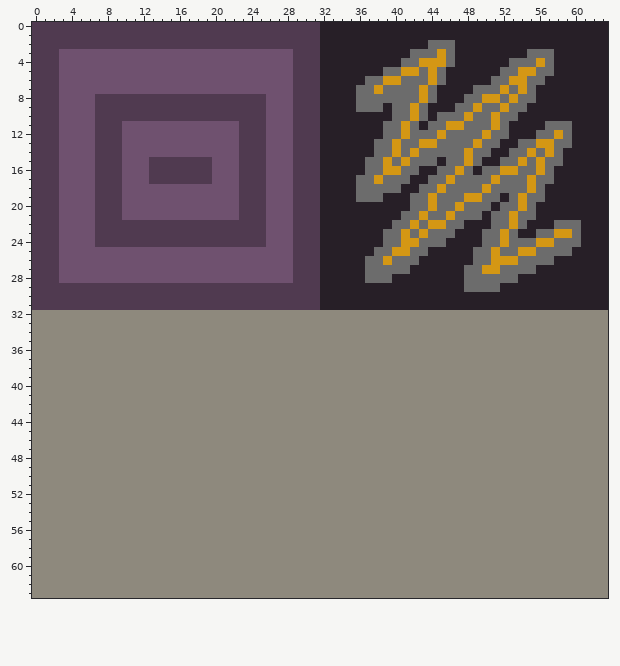
One commit to this pixel-art sprite: Res/Images/Tiles/fourtiles.png. This is how it looked before the edit.
The file is 64x64 pixels.
After:
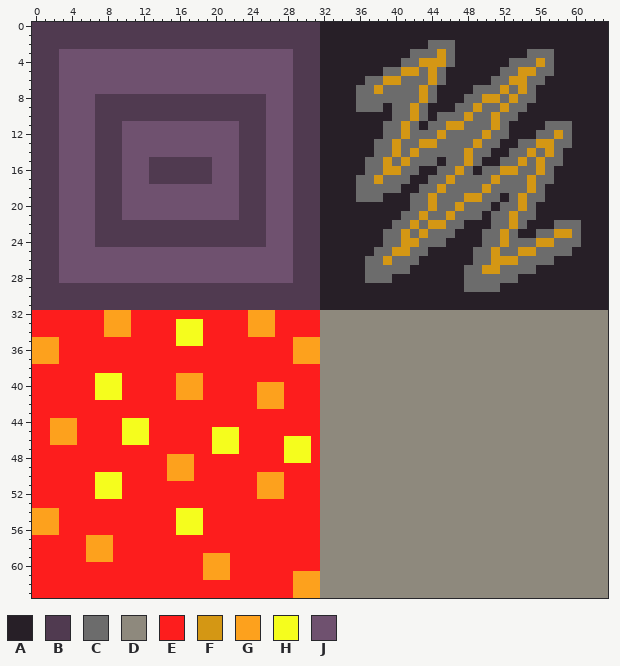
Palette (. is transparent): A #271f27  B #503a50  C #6c6c6c  D #8e897d  E #fd1d1d  F #d49714  G #fda11d  H #f5fd1d  J #6f516f
What changed:
Changed rows in their new state; - is an unchanged pixel.
first column x 0:
32 EEEEEEEEGGGEEEEEEEEEEEEEGGGEEEEE
33 EEEEEEEEGGGEEEEEHHHEEEEEGGGEEEEE
34 EEEEEEEEGGGEEEEEHHHEEEEEGGGEEEEE
35 GGGEEEEEEEEEEEEEHHHEEEEEEEEEEGGG
36 GGGEEEEEEEEEEEEEEEEEEEEEEEEEEGGG
37 GGGEEEEEEEEEEEEEEEEEEEEEEEEEEGGG
38 EEEEEEEEEEEEEEEEEEEEEEEEEEEEEEEE
39 EEEEEEEHHHEEEEEEGGGEEEEEEEEEEEEE
40 EEEEEEEHHHEEEEEEGGGEEEEEEGGGEEEE
41 EEEEEEEHHHEEEEEEGGGEEEEEEGGGEEEE
42 EEEEEEEEEEEEEEEEEEEEEEEEEGGGEEEE
43 EEEEEEEEEEEEEEEEEEEEEEEEEEEEEEEE
44 EEGGGEEEEEHHHEEEEEEEEEEEEEEEEEEE
45 EEGGGEEEEEHHHEEEEEEEHHHEEEEEEEEE
46 EEGGGEEEEEHHHEEEEEEEHHHEEEEEHHHE
47 EEEEEEEEEEEEEEEEEEEEHHHEEEEEHHHE
48 EEEEEEEEEEEEEEEGGGEEEEEEEEEEHHHE
49 EEEEEEEEEEEEEEEGGGEEEEEEEEEEEEEE
50 EEEEEEEHHHEEEEEGGGEEEEEEEGGGEEEE
51 EEEEEEEHHHEEEEEEEEEEEEEEEGGGEEEE
52 EEEEEEEHHHEEEEEEEEEEEEEEEGGGEEEE
53 EEEEEEEEEEEEEEEEEEEEEEEEEEEEEEEE
54 GGGEEEEEEEEEEEEEHHHEEEEEEEEEEEEE
55 GGGEEEEEEEEEEEEEHHHEEEEEEEEEEEEE
56 GGGEEEEEEEEEEEEEHHHEEEEEEEEEEEEE
57 EEEEEEGGGEEEEEEEEEEEEEEEEEEEEEEE
58 EEEEEEGGGEEEEEEEEEEEEEEEEEEEEEEE
59 EEEEEEGGGEEEEEEEEEEGGGEEEEEEEEEE
60 EEEEEEEEEEEEEEEEEEEGGGEEEEEEEEEE
61 EEEEEEEEEEEEEEEEEEEGGGEEEEEEEGGG
62 EEEEEEEEEEEEEEEEEEEEEEEEEEEEEGGG
63 EEEEEEEEEEEEEEEEEEEEEEEEEEEEEGGG
Changed places in both pictures, as pixel boxes (x1, y1, x2, y2):
changed: (32, 310, 320, 598)
